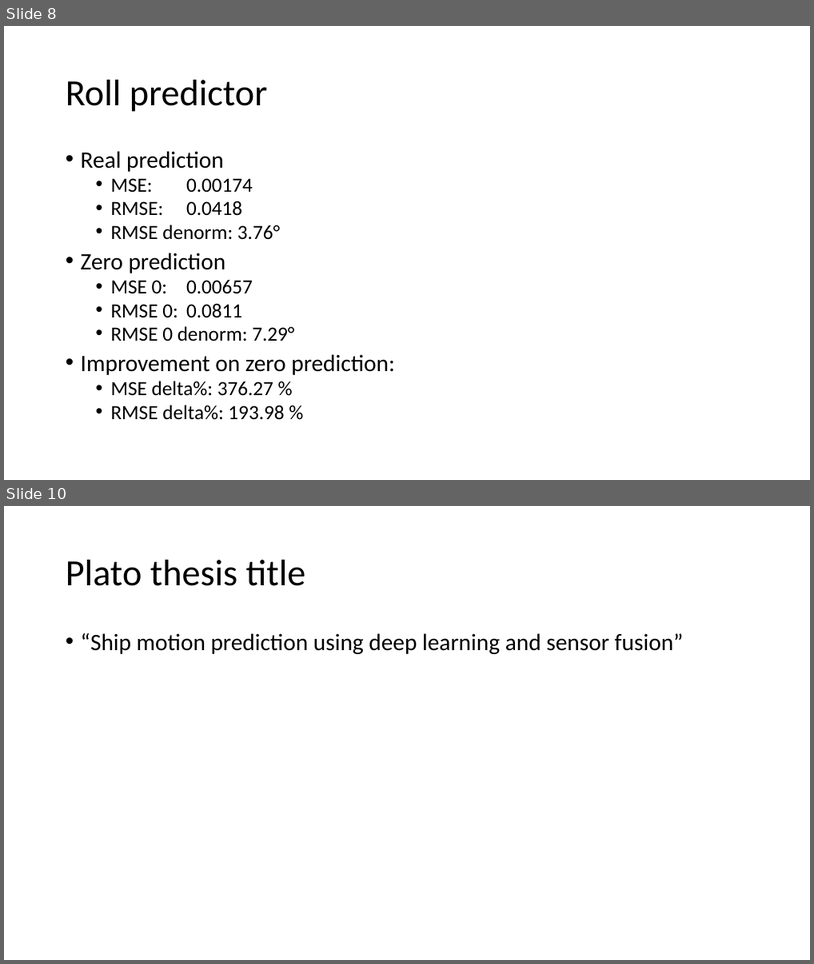
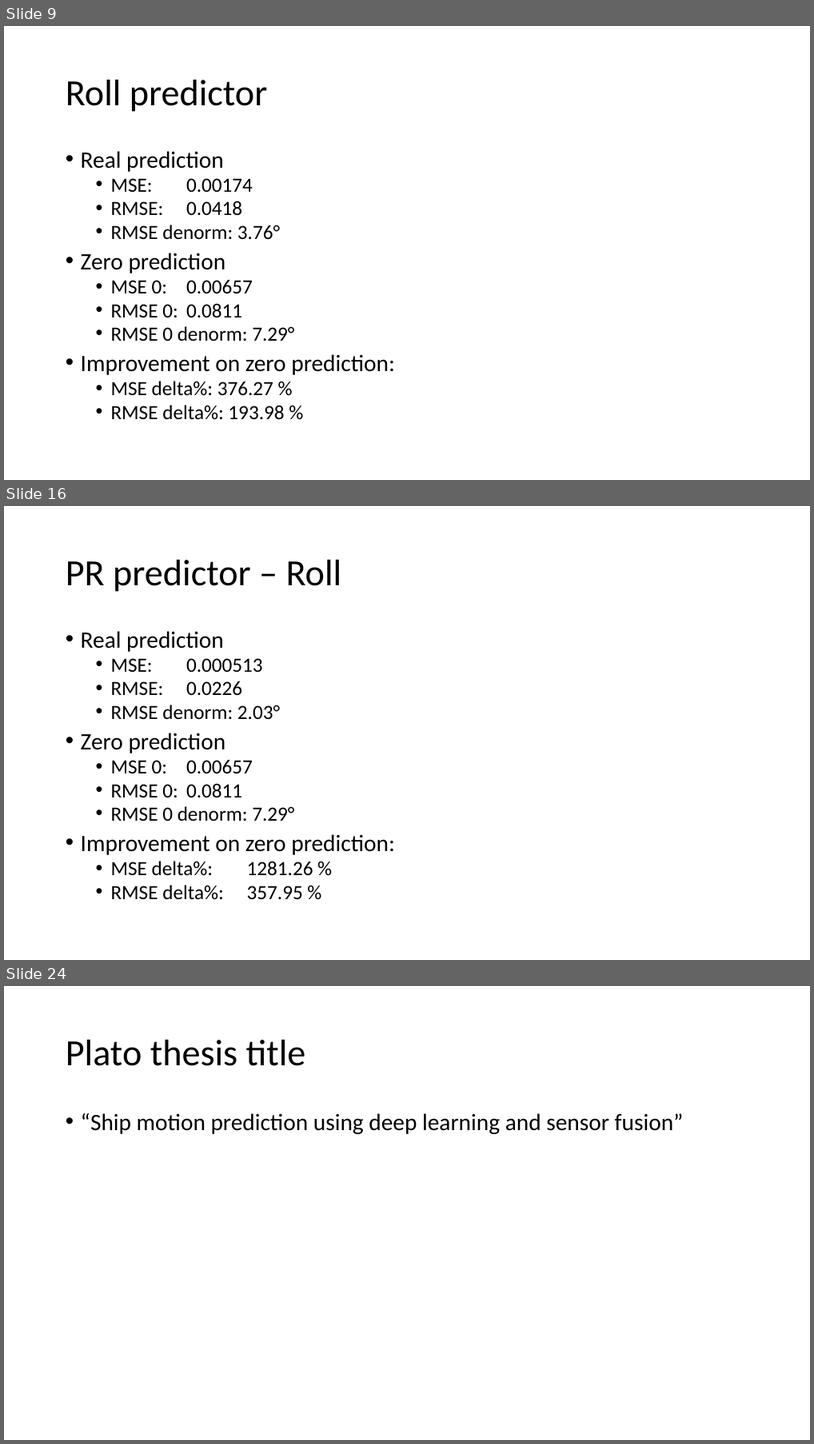
Before and after one commit to lancedw/3D-state-prediction-for-surface-vessels-using-IMU-data-and-images, a slide deck: Documentation/Presentations/Meeting 25-03-22.pptx. Shown one above the other, each under a label of ours: slides 8 and 10 before the commit, slides 9, 16 and 24 after it; the slides between them are not shown. The pictures are 814x964 and 814x1444 pixels, drawn with LibreOffice and Linux fonts; fonts in the diff are those of the drawing. Boxes give left, top, right and bottom in pixels: in the first picture for what was removed or moved away, otherwise in the second. Text is boxed around its words. In the diff, an @@ line names an element or a change of style, - is before the commit and + after.

```diff
--- a/Documentation/Presentations/Meeting 25-03-22.pptx
+++ b/Documentation/Presentations/Meeting 25-03-22.pptx
@@ slide 16 added at (4, 506, 810, 960), background #FFFFFF @@
@@ title added at (66, 560, 342, 592), 44 pt, text #000000 @@
+PR predictor – Roll
@@ text added at (81, 631, 395, 899), 24 pt, text #000000 @@
+• Real prediction
+  • MSE: 0.000513
+  • RMSE: 0.0226
+  • RMSE denorm: 2.03°
+• Zero prediction
+  • MSE 0: 0.00657
+  • RMSE 0: 0.0811
+  • RMSE 0 denorm: 7.29°
+• Improvement on zero prediction:
+  • MSE delta%: 1281.26 %
+  • RMSE delta%: 357.95 %
@@ what was slide 8 is now slide 9 @@
@@ what was slide 10 is now slide 24 @@
```
Also in this commit, not shown: 2 slides changed, 13 other slides added, 9 other files.
